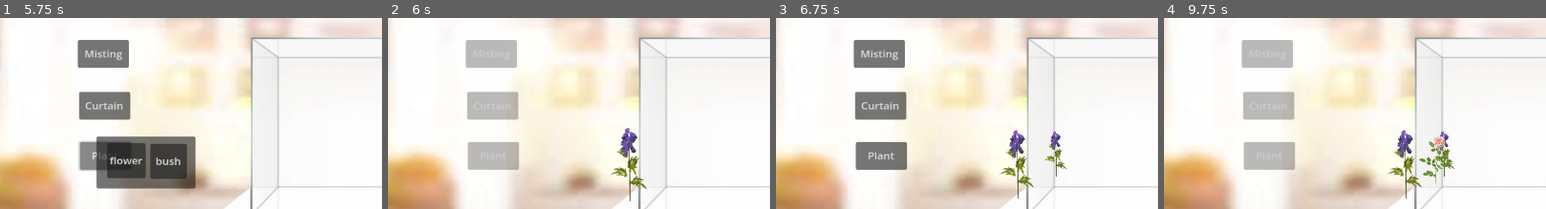
Above: before the commit, frames 1-4 (left to right).
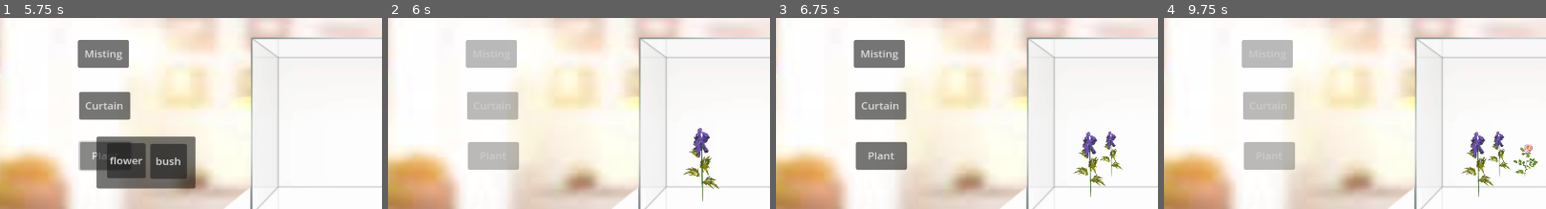
Above: after the commit, the same moments.

Repository: Dh-ux/GRL-Project
Game: Godot game, scene res://StartMenu.tscn
Same seed, same stepped clock (60 frames per second), same inputs: the game is played once before the commit and once after it. The engine's default icon, where the game draws it, is replaced by a stand-in: a white triangle on a blue panel in a dark square.
Inputs:
- Up to frame 1 (5.75 s): click "Start" at 0.5 s; click "Next" at 1.25 s; click "Next" at 2 s; click "Continue" at 2.75 s; click "Misting" at 3.5 s; click "Curtain" at 4.25 s; click "Plant" at 5 s
- Up to frame 2 (6 s): click "flower" at 5.75 s
- Up to frame 3 (6.75 s): click "Next" at 6.5 s
- Up to frame 4 (9.75 s): click "Misting" at 7.25 s; click "Curtain" at 8 s; click "Plant" at 8.75 s; click "bush" at 9.5 s
The pictures show only the part of the screen within x 3-53%, y 22-72%; the shares and areas given below are measured in that part.

Frame 1 is identical in both runs. In frame 2, 2.0% of the frame differs, in the area x 58-87%, y 57-96%; in frame 3, 2.6%; in frame 4, 3.3%, in the area x 58-98%, y 58-95%.

Commit message:
eco update and bug added!

Diff:
--- a/bugs.tscn
+++ b/bugs.tscn
@@ -4,7 +4,7 @@
 [ext_resource type="Script" path="res://resource/bugs.gd" id="2_wxnl7"]
 
 [node name="bugs" type="Sprite2D"]
-position = Vector2(291, 429)
+position = Vector2(533, 431)
 scale = Vector2(0.5, 0.472)
 texture = ExtResource("1_1mple")
 script = ExtResource("2_wxnl7")
--- a/resource/Script/Ecosystem.gd
+++ b/resource/Script/Ecosystem.gd
@@ -69,16 +69,18 @@
 	elif weather == Weather.RAINY:
 		temperature -= 2
 		$Weather.texture = load("res://resource/sprites/Background/rainy.png")
-
+	action_points = 3
+	updateUI()
+	await get_tree().create_timer(0.2).timeout
 	if days == 3:
 		if creature_count < 6:
 			game_over()
+		else:
+			addBug()
 #	temperature = randf_range(temperature-2, temperature+2)
 #	humidity = randf_range(humidity-10, humidity+10)
-	action_points = 3
-
-
-	updateUI()
+
+
 
 func game_over():
 	get_tree().change_scene_to_file("res://gameover.tscn")
@@ -126,7 +128,7 @@
 		var random_x
 		var random_y
 		while true:
-			random_x = randf_range(395, 550)
+			random_x = randf_range(480, 750)
 			random_y = randf_range(380, 400)
 			var overlapping = false
 			# Check for overlap with existing plant positions
@@ -144,7 +146,8 @@
 #		# Set the plant's position
 		flower_instance.position = Vector2(random_x, random_y)
 		if initial_plant:
-			flower_instance.growth = randf_range(0.3,0.7)
+			flower_instance.growth = randf_range(0.5,0.7)
+
 		initial_plant = true
 		get_tree().get_root().add_child(flower_instance)
 
@@ -155,7 +158,40 @@
 	# Load the Plant scene and instance it
 
 	# Add the plant instance as a child to the root node or another suitable node
-
+func addBug():
+	print("adding bugs")
+	var flower_scene = load("res://bugs.tscn")
+	var flower_instance = flower_scene.instantiate()
+	if flower_instance != null:
+		print("Successfully instantiated bug_instance")
+		var plant_positions = []
+		var random_x= randf_range(480, 750)
+		var random_y= randf_range(300, 350)
+		var new_scale = randf_range(0.5,0.8)
+		random_x = clamp(random_x,450,900)
+#		while true:
+#			random_x = randf_range(345, 600)
+#			random_y = randf_range(360, 380)
+#			var overlapping = false
+#			# Check for overlap with existing plant positions
+#			for existing_position in plant_positions:
+#				var distance = plant_positions.distance_to(existing_position)
+#				if distance < 2:
+#					overlapping = true
+#					break
+#			if not overlapping:
+#				plant_positions.append(Vector2(random_x, random_y))
+#				break
+#		# Generate random coordinates for the plant's position
+#		var random_x = randf_range(345, 600)  # Adjust the range as needed
+#		var random_y = randf_range(360, 380)  # Adjust the range as needed
+#		# Set the plant's position
+		flower_instance.position = Vector2(random_x, random_y)
+		flower_instance.growth = new_scale
+		flower_instance.scale_modifier = randf_range(0.7,1)
+		get_tree().get_root().add_child(flower_instance)
+	else:
+		print("bugr_instance is null")
 
 func updateUI():
 	if action_points<=0:
--- a/resource/bugs.gd
+++ b/resource/bugs.gd
@@ -14,6 +14,7 @@
 	eco_system = get_tree().get_root().get_node('Ecosystem')
 	eco_system.register(self)
 	eco_system.day_end.connect(on_next_day)
+	add_to_group("animals")
 	update_eco()
 
 func _process(delta):
@@ -29,23 +30,52 @@
 	var humid_growth = 0.5
 	if temperature>=24 and temperature <=32:
 		temp_growth = temperature/28
+	else:
+		temp_growth = -0.2
 		#print("temperature is right!")
-		if humidity >= 60 and humidity <= 90:
-			humid_growth = humidity/75
+	if humidity >= 60 and humidity <= 90:
+		humid_growth = humidity/75
+	else:
+		temp_growth = -0.2
 			#print("humidity is right!")
-	growth += temp_growth * humid_growth
+
+	#choose plant to eat, if the plant is larger than 1
+	var plant = get_tree().get_nodes_in_group("plants")
+	if plant.size() != 0:
+		var target_plant
+		for i in plant:
+			if i.growth >= 1:
+				target_plant = i
+				break
+		if target_plant:
+			print('eating plant ')
+			target_plant.growth = 0.3
+			var temp = remap(target_plant.growth,0.1,3,0,1)
+			target_plant.scale = Vector2(temp,temp)*scale_modifier
+			growth += 1 + temp_growth * humid_growth
+		else:
+			growth -= 0.5
+			if growth < 0:
+				queue_free()
+	else:
+		growth -= 0.5
+		if growth < 0:
+			queue_free()
+		#temporary balance solution
+		plant.pick_random().queue_free()
 
 
 func addPlant():
 	var flower_scene = load("res://bugs.tscn")
 	var flower_instance = flower_scene.instantiate()
 	if flower_instance != null:
-		print("Successfully instantiated flower_instance")
+		#print("Successfully instantiated bug_instance")
 		var plant_positions = []
-		var random_x= get_position().x + randf_range(120, -120)
-		var random_y= get_position().y + randf_range(20, -20)
-		var new_scale = randf_range(0.6,1)
-		random_x = clamp(random_x,345,600)
+		var random_x= get_global_position().x + randf_range(-220, 220)
+		var random_y= get_global_position().y + randf_range(-50, 50)
+		var temp = remap(growth,0,2,0.1,1)
+		var new_growth = randf_range(0.3,0.6)
+		random_x = clamp(random_x,480, 750)
 #		while true:
 #			random_x = randf_range(345, 600)
 #			random_y = randf_range(360, 380)
@@ -63,12 +93,12 @@
 #		var random_x = randf_range(345, 600)  # Adjust the range as needed
 #		var random_y = randf_range(360, 380)  # Adjust the range as needed
 #		# Set the plant's position
-		flower_instance.position = Vector2(random_x, random_y)
-		flower_instance.growth = new_scale
-		flower_instance.scale_modifier = randf_range(0.7,1)
+		flower_instance.set_global_position(Vector2(random_x, random_y))
+		flower_instance.growth = new_growth
+		flower_instance.scale_modifier = randf_range(0.2,0.5)
 		get_parent().add_child(flower_instance)
 	else:
-		print("flower_instance is null")
+		print("bugr_instance is null")
 
 
 
@@ -76,10 +106,10 @@
 	update_eco()
 	days+=1
 	calculate_growth()
-	await get_tree().create_timer(1).timeout
-	if growth>=1:
-		if growth >=3:
-			growth = 3
+	await get_tree().create_timer(0.1).timeout
+	if growth>=1.5:
+		if growth >=2:
+			growth = 1
 		addPlant()
 		var temp = remap(growth,0.5,3,0.5,1)
 		scale = Vector2(temp,temp)*scale_modifier
--- a/resource/bush.gd
+++ b/resource/bush.gd
@@ -5,10 +5,10 @@
 var temperature
 
 @export var base_growth_per_day = 0.5
-@export var humidity_target = 75
-@export var humidity_range = 15
-@export var temp_target = 75
-@export var temp_range = 15
+@export var humidity_target = 70.0
+@export var humidity_range = 20.0
+@export var temp_target = 27.0
+@export var temp_range = 6.0
 
 var type
 var growth = 1
@@ -20,8 +20,9 @@
 	eco_system = get_tree().get_root().get_node('Ecosystem')
 	eco_system.register(self)
 	eco_system.day_end.connect(on_next_day)
+	add_to_group("plants")
 	update_eco()
-	var temp = remap(growth,0.1,3,0.4,1)
+	var temp = remap(growth,0,2,0.1,1)
 	scale = Vector2(temp,temp)*scale_modifier
 
 func _process(delta):
@@ -35,25 +36,48 @@
 func calculate_growth():
 	var temp_growth = 0.2
 	var humid_growth = 0.2
-	if temperature>=24 and temperature <=32:
-		temp_growth = temperature/28 * 0.5
-		#print("temperature is right!")
-		if humidity >= 60 and humidity <= 90:
-			humid_growth = humidity/75 * 0.5
-			#print("humidity is right!")
-	growth += (temp_growth + humid_growth) * base_growth_per_day
 
+	var d = abs(temperature - temp_target) - temp_range
+	#if the temperature is in range
+	if d<=0:
+		temp_growth = 0.2 + abs(d/temp_range)
+	else:
+		#clamp(input; 与理想区间相差1倍时的最高惩罚; 当温度差==适宜温度时的保底生长)
+		#print("temp = "+str(-(abs(d/temp_range) -1)))
+		temp_growth = clamp(-(abs(d/temp_range) -1),-0.6,0)
+		if abs(d/temp_range) > 3:
+			humid_growth *= 0.1
+
+	var dh = abs(humidity - humidity_target) - humidity_range
+	#for humidity
+	if dh<=0:
+		humid_growth = 0.2 + abs(dh/humidity_range)
+	else:
+		#print("hum = "+str(-(abs(dh/humidity_range) -1)))
+		humid_growth = clamp(-(abs(dh/humidity_range) -1),-0.5,0)
+		if abs(dh/humidity_range) > 4:
+			temp_growth *= 0.1
+	if abs(d/temp_range) > 3:
+		humid_growth *= 0.1
+	print("temp = "+str(temp_growth))
+	print("hum = "+str(humid_growth))
+	growth += (temp_growth + humid_growth)/2 * base_growth_per_day
+#	print(growth)
+#	var tempa = remap(growth,0,2,0.1,1)
+#	scale = Vector2(tempa,tempa)*scale_modifier
+	if growth < 0.1:
+		queue_free()
 
 func addPlant():
-	var flower_scene = load("res://flower.tscn")
+	var flower_scene = load("res://bush.tscn")
 	var flower_instance = flower_scene.instantiate()
 	if flower_instance != null:
-		print("Successfully instantiated flower_instance")
+		#print("Successfully instantiated flower_instance")
 		var plant_positions = []
-		var random_x= get_position().x + randf_range(120, -120)
-		var random_y= get_position().y + randf_range(20, -20)
+		var random_x= get_global_position().x + randf_range(120, -120)
+		var random_y= get_global_position().y + randf_range(20, -20)
 		var new_growth = randf_range(0.3,0.6)
-		random_x = clamp(random_x,345,600)
+		random_x = clamp(random_x,480, 750)
 #		while true:
 #			random_x = randf_range(345, 600)
 #			random_y = randf_range(360, 380)
@@ -90,8 +114,8 @@
 			growth = 2
 		addPlant()
 		growth -= 0.5
-		var temp = remap(growth,0.5,3,0.5,1)
-		scale = Vector2(temp,temp)*scale_modifier
+	var temp = remap(growth,0,2,0.1,1)
+	scale = Vector2(temp,temp)*scale_modifier
 
 #	# Update attributes
 #	temperature = randf_range(temperature-2, temperature+2)
--- a/resource/flower.gd
+++ b/resource/flower.gd
@@ -7,8 +7,8 @@
 @export var base_growth_per_day = 0.5
 @export var humidity_target = 75
 @export var humidity_range = 15
-@export var temp_target = 75
-@export var temp_range = 15
+@export var temp_target = 27
+@export var temp_range = 6
 
 var type
 var growth = 1
@@ -20,6 +20,7 @@
 	eco_system = get_tree().get_root().get_node('Ecosystem')
 	eco_system.register(self)
 	eco_system.day_end.connect(on_next_day)
+	add_to_group("plants")
 	update_eco()
 	var temp = remap(growth,0.1,3,0.4,1)
 	scale = Vector2(temp,temp)*scale_modifier
@@ -35,14 +36,37 @@
 func calculate_growth():
 	var temp_growth = 0.2
 	var humid_growth = 0.2
-	if temperature>=24 and temperature <=32:
-		temp_growth = temperature/28 * 0.5
-		#print("temperature is right!")
-		if humidity >= 60 and humidity <= 90:
-			humid_growth = humidity/75 * 0.5
-			#print("humidity is right!")
-	growth += (temp_growth + humid_growth) * base_growth_per_day
 
+	var d = abs(temperature - temp_target) - temp_range
+	#if the temperature is in range
+	if d<=0:
+		temp_growth = 0.2 + abs(d/temp_range)
+	else:
+		#clamp(input; 与理想区间相差1倍时的最高惩罚; 当温度差==适宜温度时的保底生长)
+		#print("temp = "+str(-(abs(d/temp_range) -1)))
+		temp_growth = clamp(-(abs(d/temp_range) -1),-0.6,0)
+		if abs(d/temp_range) > 3:
+			humid_growth *= 0.1
+
+	var dh = abs(humidity - humidity_target) - humidity_range
+	#for humidity
+	if dh<=0:
+		humid_growth = 0.2 + abs(dh/humidity_range)
+	else:
+		#print("hum = "+str(-(abs(dh/humidity_range) -1)))
+		humid_growth = clamp(-(abs(dh/humidity_range) -1),-0.5,0)
+		if abs(dh/humidity_range) > 4:
+			temp_growth *= 0.1
+	if abs(d/temp_range) > 3:
+		humid_growth *= 0.1
+	print("temp = "+str(temp_growth))
+	print("hum = "+str(humid_growth))
+	growth += (temp_growth + humid_growth)/2 * base_growth_per_day
+#	print(growth)
+#	var tempa = remap(growth,0,2,0.1,1)
+#	scale = Vector2(tempa,tempa)*scale_modifier
+	if growth < 0.1:
+		queue_free()
 
 func addPlant():
 	var flower_scene = load("res://flower.tscn")
@@ -50,8 +74,8 @@
 	if flower_instance != null:
 		print("Successfully instantiated flower_instance")
 		var plant_positions = []
-		var random_x= get_position().x + randf_range(120, -120)
-		var random_y= get_position().y + randf_range(20, -20)
+		var random_x= get_global_position().x + randf_range(120, -120)
+		var random_y= get_global_position().y + randf_range(20, -20)
 		var new_growth = randf_range(0.3,0.6)
 		random_x = clamp(random_x,345,600)
 #		while true:
@@ -84,7 +108,6 @@
 	days+=1
 	calculate_growth()
 	#connect the finish day signal
-	await get_tree().create_timer(0.1).timeout
 	if growth>=1:
 		if growth >=2:
 			growth = 2
